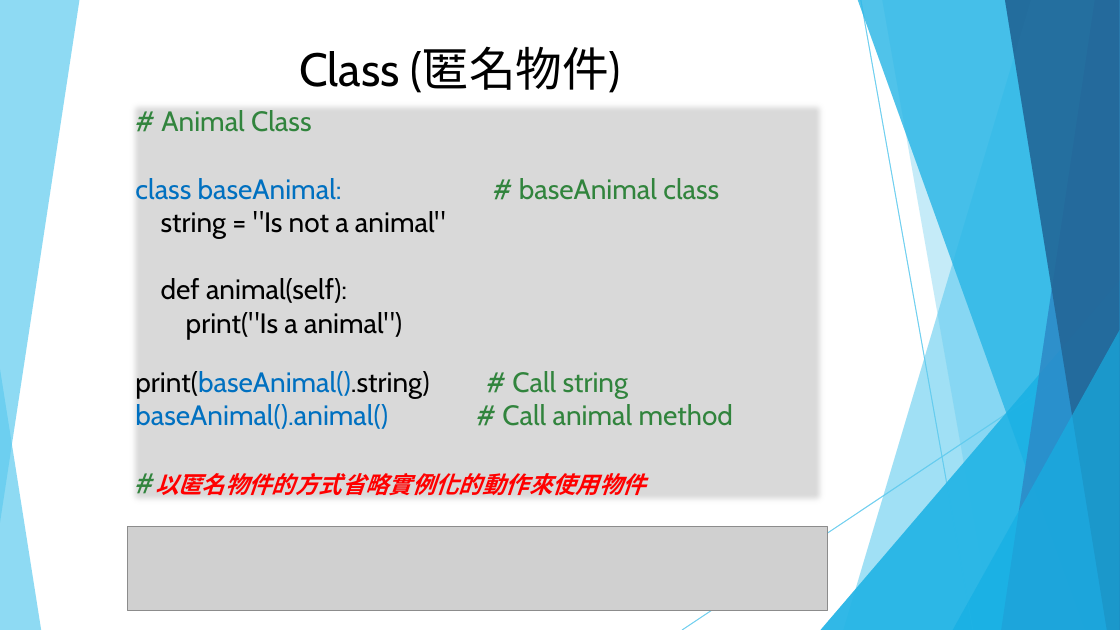
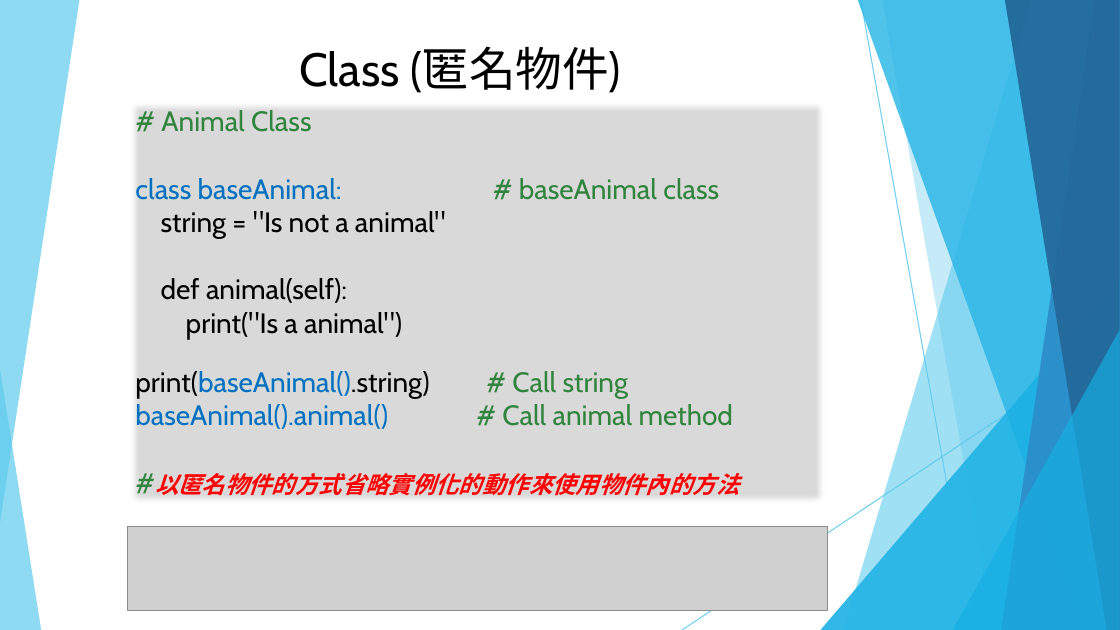
Before and after one commit to DavidChu0424/PythonIntroduction, a slide deck: slide 87 of Python Introduction.pptx. Drawn at 1120x630 pixels with LibreOffice and Linux fonts; fonts in the diff are those of the drawing; grey boxes stand for pictures. Boxes give left, top, right and bottom in pixels: in the first picture for what was removed or moved away, otherwise in the second. Text is boxed around its words. In the diff, an @@ line names an element or a change of style, - is before the commit and + after.

```diff
--- a/Python Introduction.pptx
+++ b/Python Introduction.pptx
@@ text at (155, 473, 739, 495): text changed @@
-#以匿名物件的方式省略實例化的動作來使用物件
+#以匿名物件的方式省略實例化的動作來使用物件內的方法
```
Also in this commit, not shown: 7 other slides changed, 1 slide added.
